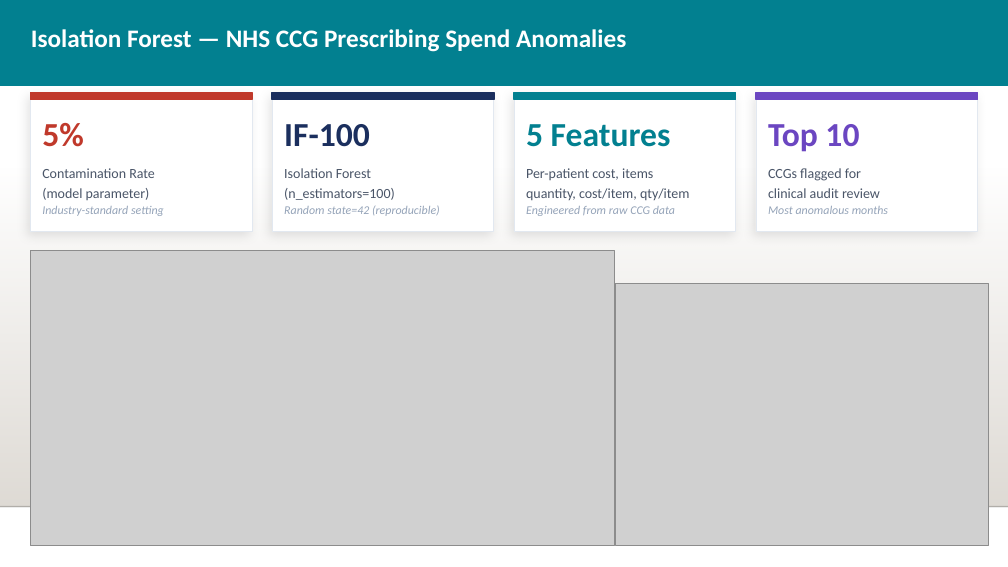
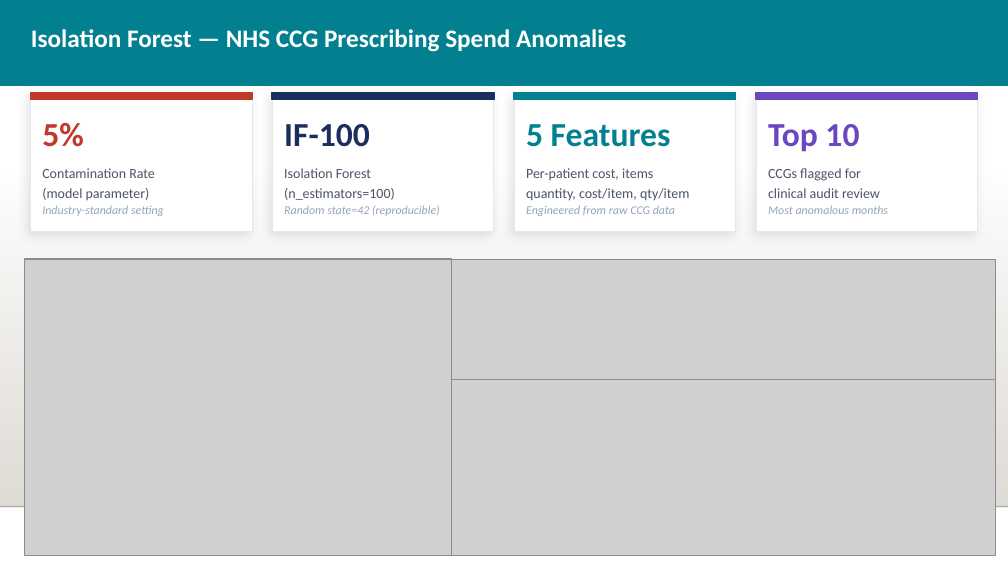
Before and after one commit to SamarMarkande007/AI-Mental-health-Assistance-, a slide deck: slide 15 of DS_4_Rushay/Week_4/Data_Science_Final_PPT_Rushay_Gopani_2.pptx. Drawn at 1008x567 pixels with LibreOffice and Linux fonts; fonts in the diff are those of the drawing; grey boxes stand for pictures; background and template pictures are left out. Boxes give left, top, right and bottom in pixels: in the first picture for what was removed or moved away, otherwise in the second. Text is boxed around its words. In the diff, an @@ line names an element or a change of style, - is before the commit and + after.

Commit message:
Updated file

```diff
--- a/DS_4_Rushay/Week_4/Data_Science_Final_PPT_Rushay_Gopani_2.pptx
+++ b/DS_4_Rushay/Week_4/Data_Science_Final_PPT_Rushay_Gopani_2.pptx
@@ picture: place and size @@
-picture at (30,251,615,546)
+picture at (24,259,452,555)
@@ picture added at (452,259,995,380) @@
@@ picture removed at (616,283,989,545) @@
@@ picture added at (452,380,995,555) @@
```
Also in this commit, not shown: 1 other slide changed.
